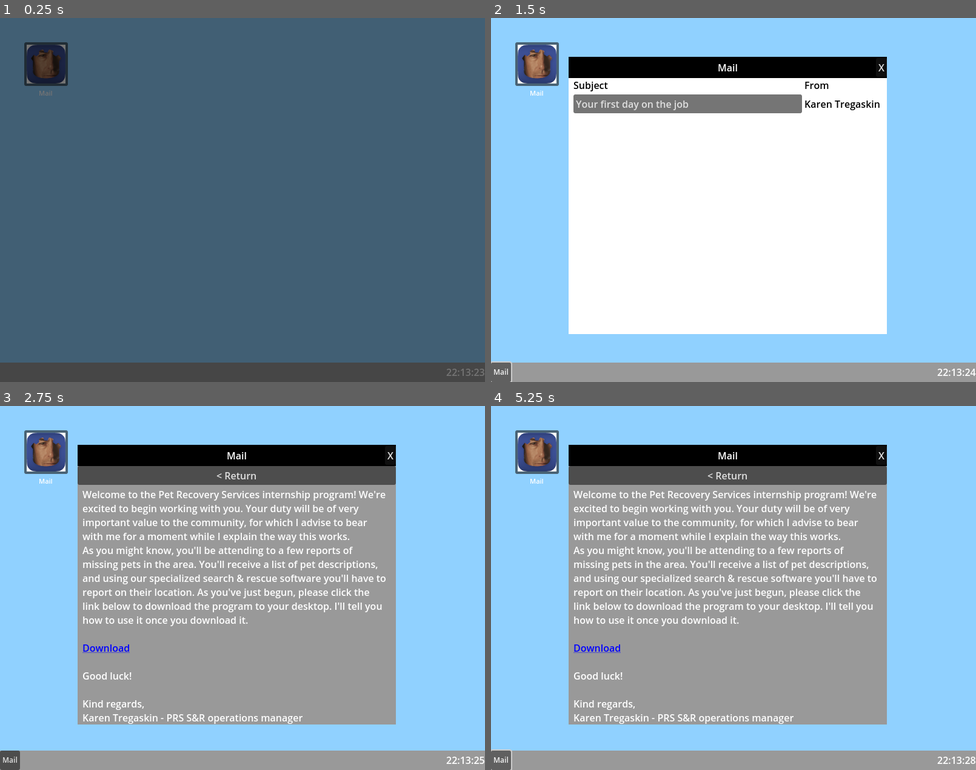
Above: before the commit, frames 1-4 (two rows, left to right).
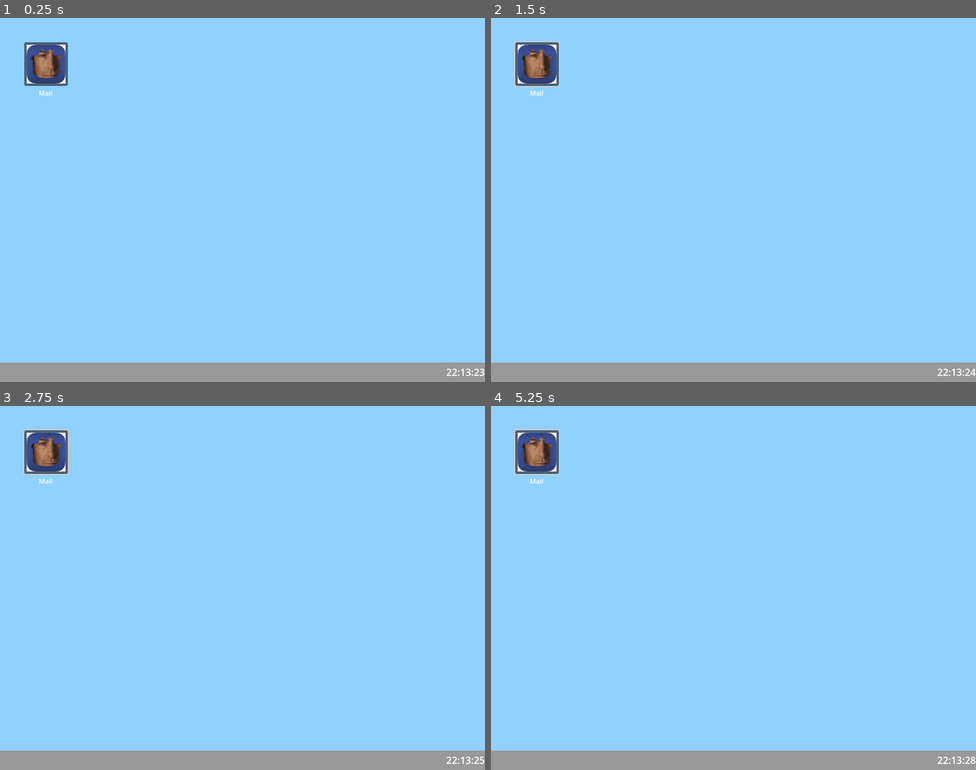
Above: after the commit, the same moments.

Repository: cc-dan/prs
Game: Godot game, scene res://scenes/desktop.tscn
Same seed, same stepped clock (60 frames per second), same inputs: the game is played once before the commit and once after it.
Inputs (mouse positions are in pixels of both pictures, inside the frame that each line leads up to):
- Up to frame 1 (0.25 s): no input
- Up to frame 2 (1.5 s): click (539, 65) at 0.5 s; click (500, 371) at 1.25 s, where only the run before the commit has a clickable "Mail"
- Up to frame 3 (2.75 s): click (198, 493) at 2 s, where only the run before the commit has a clickable "Your first day on the job"
- Up to frame 4 (5.25 s): click (500, 759) at 2.75 s, where only the run before the commit has a clickable "Mail"; click (539, 453) at 3.5 s; click (689, 493) at 4.25 s, where only the run before the commit has a clickable "Your first day on the job"; click (500, 759) at 5 s, where only the run before the commit has a clickable "Mail"

The runs differ from the first frame. In frame 1, 100% of the frame differs, in the area x 0-100%, y 0-100%; in frame 2, 50%; in frame 3, 51%; in frame 4, 51%.
Error after the commit: Parse Error: Identifier "pet" not declared in the current scope. (res://scripts/desktop.gd:153)

Commit message:
Arreglado click en los perros, ya no ocurre sin querer

Diff:
--- a/scenes/pets/dog.tscn
+++ b/scenes/pets/dog.tscn
@@ -324,6 +324,7 @@
 script = ExtResource("1_rjqd4")
 
 [node name="CollisionShape3D" type="CollisionShape3D" parent="."]
+transform = Transform3D(1, 0, 0, 0, 1, 0, 0, 0, 1, 0, 0.334385, 0)
 shape = SubResource("BoxShape3D_1vg85")
 
 [node name="lucho" type="Node3D" parent="."]
--- a/scripts/desktop.gd
+++ b/scripts/desktop.gd
@@ -113,15 +113,14 @@
 		}
 	])
 
-func _on_world_view_window_dog_found(selection: String, pet: String):
-	print("Dog found: ", pet, ", submitted as ", selection)
-	if selection == pet:
-		pet_names.erase(pet)
+func _on_world_view_window_dog_found(selection: String, pet: StaticBody3D):
+	print("Dog found: ", pet.id, ", submitted as ", selection)
+	if selection == pet.id:
+		pet_names.erase(pet.id)
 		print("It's a match")
 	tries -= 1
 	if tries == 0 or pet_names.is_empty():
 		end_game()
-
 
 func _on_end_timer_timeout() -> void:
 	get_tree().quit()
@@ -151,3 +150,4 @@
 func send_mail(_from: String, _subject: String, _body: String):
 	messages.append({ from = _from, subject = _subject, body =  _body })
 	notify_mail.emit(messages.back())
+	pet.queue_free()
--- a/scripts/rts-camera.gd
+++ b/scripts/rts-camera.gd
@@ -17,15 +17,15 @@
 			else:
 				dragging = false
 		if event.button_index == MOUSE_BUTTON_WHEEL_UP:
-			if camera_3d.fov >= 13:
+			if camera_3d.fov >= 5:
 				camera_3d.fov -= 2
 			else:
-				camera_3d.fov = 13
+				camera_3d.fov = 5
 		if event.button_index == MOUSE_BUTTON_WHEEL_DOWN:
-			if camera_3d.fov <= 80:
+			if camera_3d.fov <= 45:
 				camera_3d.fov += 2
 			else:
-				camera_3d.fov = 80
+				camera_3d.fov = 45
 
 	if event is InputEventMouseMotion and dragging:
 		var delta = event.position - last_mouse_pos
--- a/scripts/window_recovery.gd
+++ b/scripts/window_recovery.gd
@@ -5,15 +5,18 @@
 
 
 
-var selected_pet: String
+var selected_pet: StaticBody3D
 
-signal submit(selection_id: String, pet_id: String)
+signal submit(selection_id: String, pet: StaticBody3D)
 
-func appear(pet_id: String) -> void:
+func appear(pet: StaticBody3D) -> void:
+	selected_pet = pet
+	selected_pet.set_physics_process(false)
 	visible = true
-	selected_pet = pet_id
+
 
 func vanish() -> void:
+	selected_pet.set_physics_process(true)
 	visible = false
 	for box in boxes:
 		box.button_pressed = false
@@ -35,6 +38,7 @@
 		submit.emit(selection, selected_pet)
 		vanish()
 
+
 func disable_option(id: String) -> void:
 	for box in boxes:
 		if box.text == id: box.disabled = true
--- a/scripts/window_world_view.gd
+++ b/scripts/window_world_view.gd
@@ -1,8 +1,8 @@
 extends "res://scripts/window.gd"
 
 signal game_started
-signal game_ended
-signal dog_found(selection: String, pet: String)
+signal game_ended(won: bool)
+signal dog_found(selection: String, pet: StaticBody3D)
 var task_bar = null
 
 func _process(_delta: float) -> void:
@@ -25,9 +25,9 @@
 	%Timer.start()
 	game_started.emit()
 
-func _on_world_dog_clicked(dog_name: String) -> void:
+func _on_world_dog_clicked(dog_name: StaticBody3D) -> void:
 	recovery_window.appear(dog_name)
-	print("Dog clicked: ", dog_name)
+	print("Dog clicked: ", dog_name.id)
 	recovery_window.set_global_position(Vector2(
 		get_viewport().get_mouse_position().x + 15,
 		get_viewport().get_mouse_position().y + 15
@@ -40,7 +40,7 @@
 func _on_end_button_pressed() -> void:
 	game_ended.emit()
 
-func _on_recovery_window_submit(selection: String, pet: String) -> void:
+func _on_recovery_window_submit(selection: String, pet: StaticBody3D) -> void:
 	recovery_window.disable_option(selection)
 	dog_found.emit(selection, pet)
 
--- a/scripts/world.gd
+++ b/scripts/world.gd
@@ -1,7 +1,8 @@
 extends Node3D
 @onready var camera: Node3D = $camera/Base/Camera3D
 
-signal dog_clicked(dog_name: String)
+var is_clicking_a_dog: bool = false
+signal dog_clicked(dog_name: StaticBody3D)
 
 func cast_ray(mask: int) -> Dictionary:
 	const RAY_LENGTH = 1000.0
@@ -19,6 +20,11 @@
 
 func _process(_delta: float) -> void:
 	var result: Dictionary = cast_ray(2)
-	if Input.is_action_just_released("lclick"):
-		if result.size() > 0:
-			dog_clicked.emit(result["collider"].id)
+	if Input.is_action_just_pressed("lclick"):
+		is_clicking_a_dog = true
+
+	if result.size() <= 0: is_clicking_a_dog = false;
+
+	if Input.is_action_just_released("lclick") and is_clicking_a_dog:
+		var instance = result["collider"]
+		dog_clicked.emit(instance)
Not shown: 1 places in scenes/pets/dog.tscn that only renumber resources
